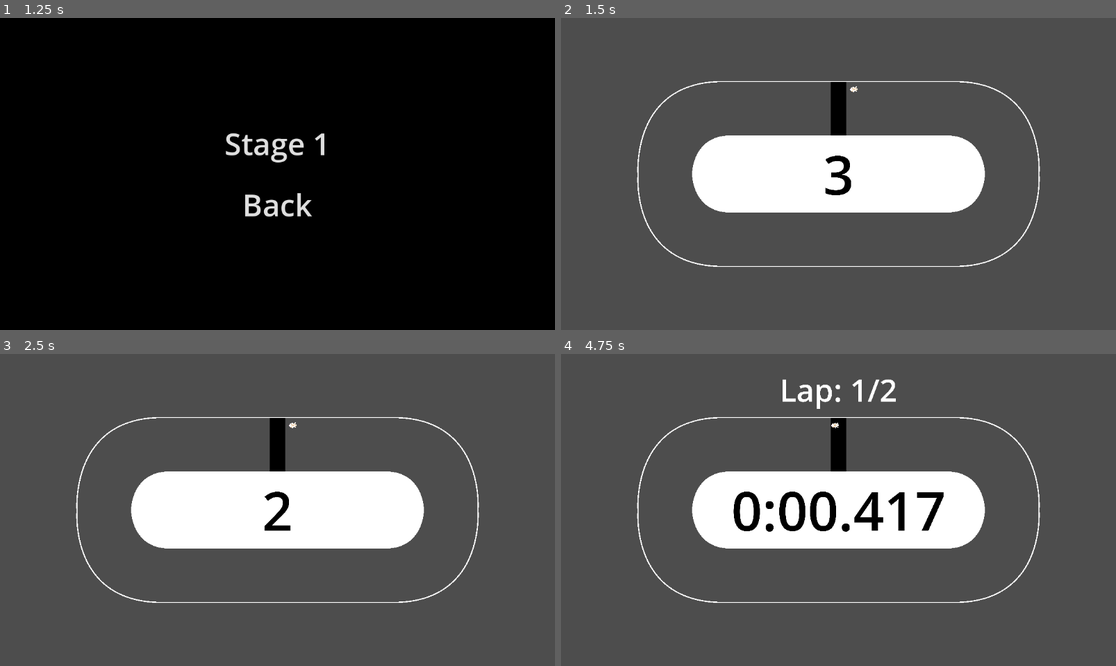
Above: before the commit, frames 1-4 (two rows, left to right).
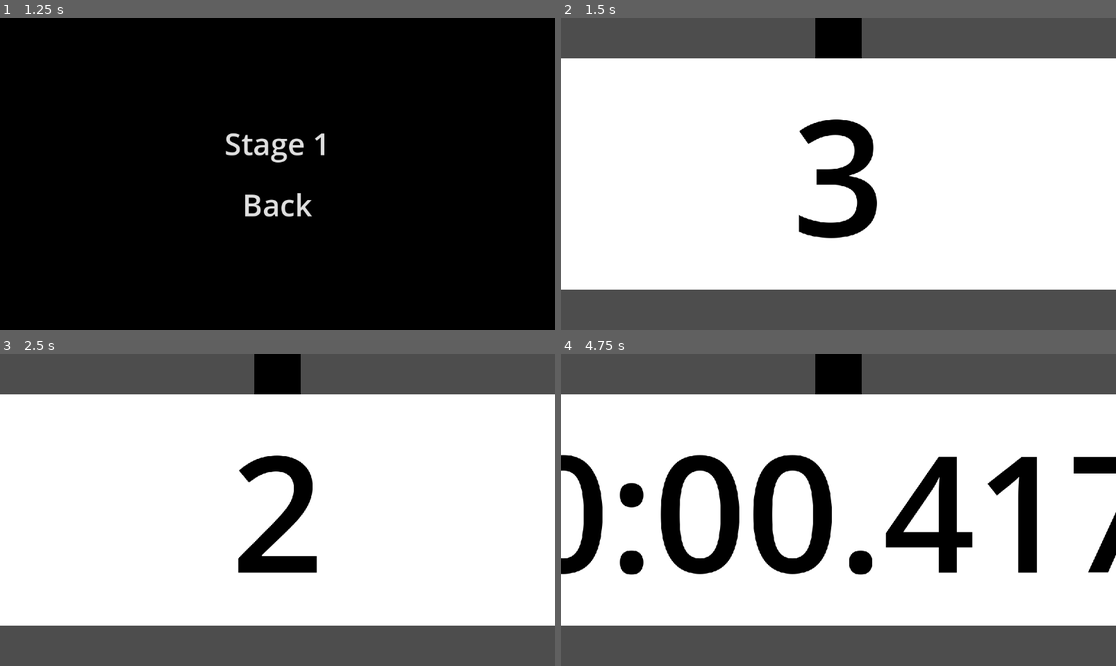
Above: after the commit, the same moments.

Repository: ChrisCee2/20gc4indy500
Game: Godot game, scene res://main_menu.tscn
Two runs of this game, one before a commit and one after it. Both use one fixed random seed, a clock stepped at 60 frames per second and the inputs below. Sound files missing from this copy of the repository are replaced by a short silence.
Inputs (mouse positions are in pixels of both pictures, inside the frame that each line leads up to):
- Up to frame 1 (1.25 s): click "Time Trial" at 0.5 s
- Up to frame 2 (1.5 s): click "Stage 1" at 1.25 s
- Up to frame 3 (2.5 s): tap Enter at 2 s; move the mouse to (399, 494) at 2.02 s; hold D (right) from 2.03 s (still down)
- Up to frame 4 (4.75 s): tap Space (return_to_menu) at 2.75 s; move the mouse to (727, 525) at 2.77 s; release D (right) at 2.78 s; hold S (down) 2.78-3.53 s; move the mouse to (894, 441) at 3.52 s; hold D (right) 3.53-4.28 s; tap Enter at 4.25 s; move the mouse to (810, 572) at 4.27 s; hold W (up) from 4.28 s (still down)

Frame 1 is identical in both runs. In frame 2, 64% of the frame differs, in the area x 0-100%, y 0-88%; in frame 3, 63%; in frame 4, 68%.

Commit message:
GC4-11: Adjust collision shape to match player sprite

Diff:
--- a/player.tscn
+++ b/player.tscn
@@ -5,8 +5,9 @@
 [ext_resource type="Texture2D" uid="uid://dissuvs6jspv6" path="res://assets/dog.png" id="2_hqtel"]
 [ext_resource type="PackedScene" uid="uid://c8ucqao0nfxhn" path="res://controllers/move_controller.tscn" id="2_onrkg"]
 
-[sub_resource type="RectangleShape2D" id="RectangleShape2D_sh265"]
-size = Vector2(48, 64)
+[sub_resource type="CapsuleShape2D" id="CapsuleShape2D_hqtel"]
+radius = 16.0
+height = 64.0
 
 [sub_resource type="Animation" id="Animation_hqtel"]
 resource_name = "run"
@@ -54,7 +55,7 @@
 script = ExtResource("1_i3pqv")
 
 [node name="CollisionShape2D" type="CollisionShape2D" parent="."]
-shape = SubResource("RectangleShape2D_sh265")
+shape = SubResource("CapsuleShape2D_hqtel")
 
 [node name="Sprite2D" type="Sprite2D" parent="."]
 texture_filter = 1
--- a/stages/stage_1.tscn
+++ b/stages/stage_1.tscn
@@ -10,7 +10,7 @@
 game_mode = NodePath("TimeMode")
 
 [node name="Camera2D" type="Camera2D" parent="."]
-zoom = Vector2(0.25, 0.25)
+zoom = Vector2(0.75, 0.75)
 
 [node name="Track1" parent="." node_paths=PackedStringArray("players") instance=ExtResource("1_p6prp")]
 players = NodePath("../Players")
